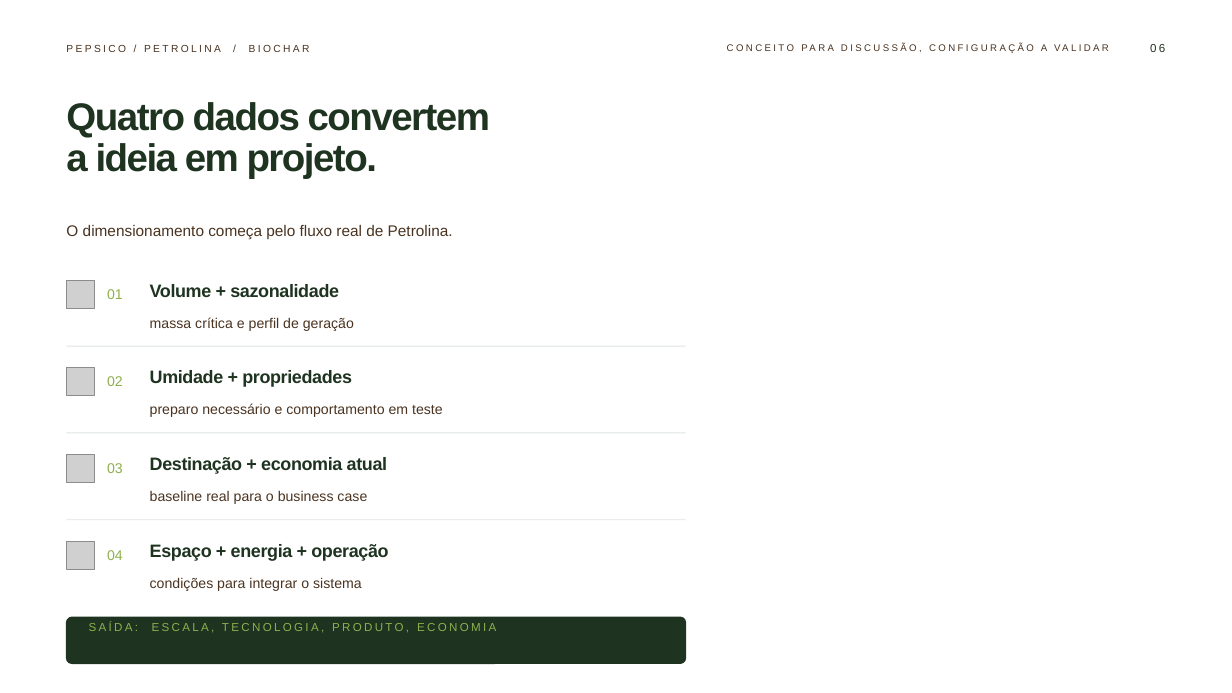
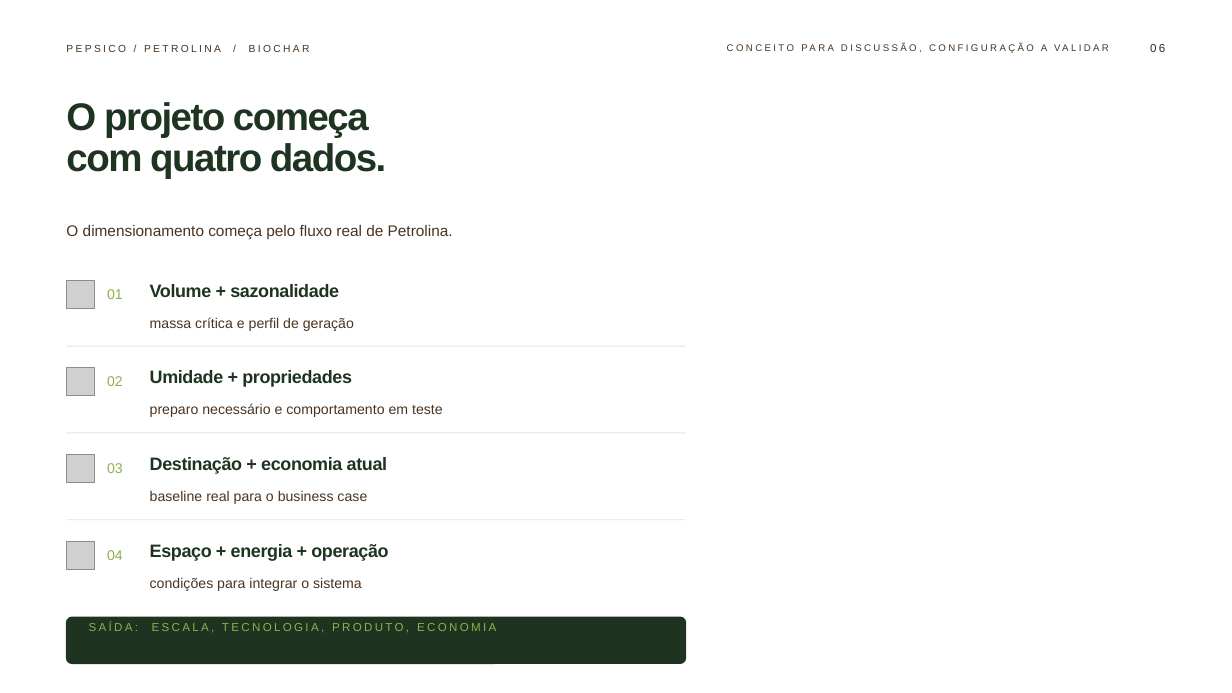
Before and after one commit to lubritto-hub/clipping, a slide deck: slide 6 of deck/proposta-pepsico-petrolina.pptx. Drawn at 1232x693 pixels with LibreOffice and Linux fonts; fonts in the diff are those of the drawing; grey boxes stand for pictures; background and template pictures are left out. Boxes give left, top, right and bottom in pixels: in the first picture for what was removed or moved away, otherwise in the second. Text is boxed around its words. In the diff, an @@ line names an element or a change of style, - is before the commit and + after.

```diff
--- a/deck/proposta-pepsico-petrolina.pptx
+++ b/deck/proposta-pepsico-petrolina.pptx
@@ text at (66,102,386,179): text changed @@
-Quatro dados convertem
-a ideia em projeto.
+O projeto começa
+com quatro dados.
```
Also in this commit, not shown: 1 other slide changed, 6 other files.
